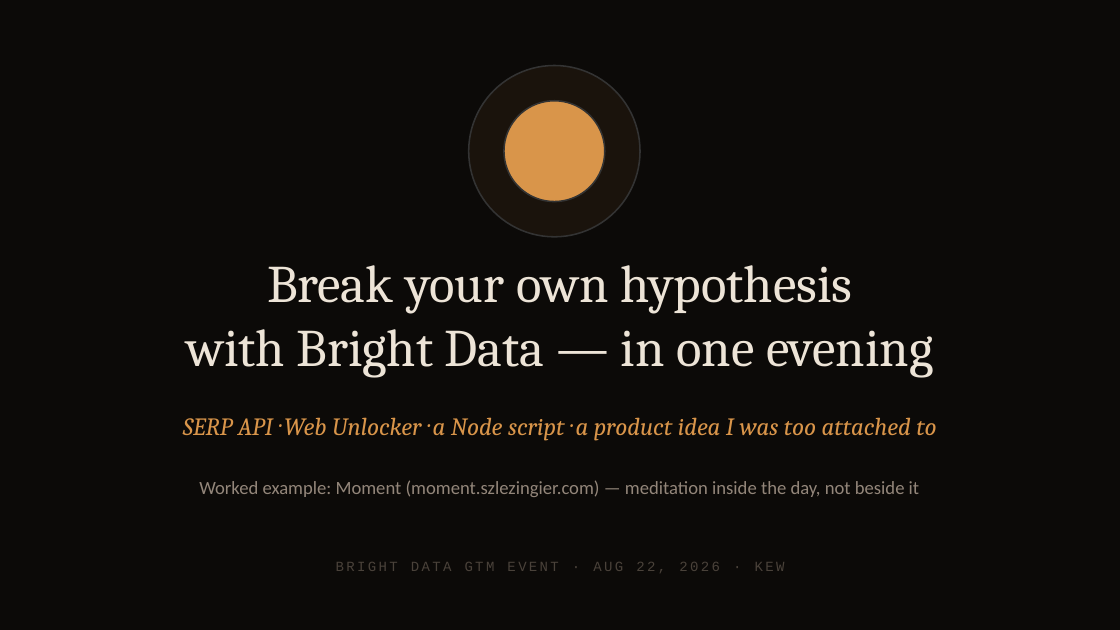
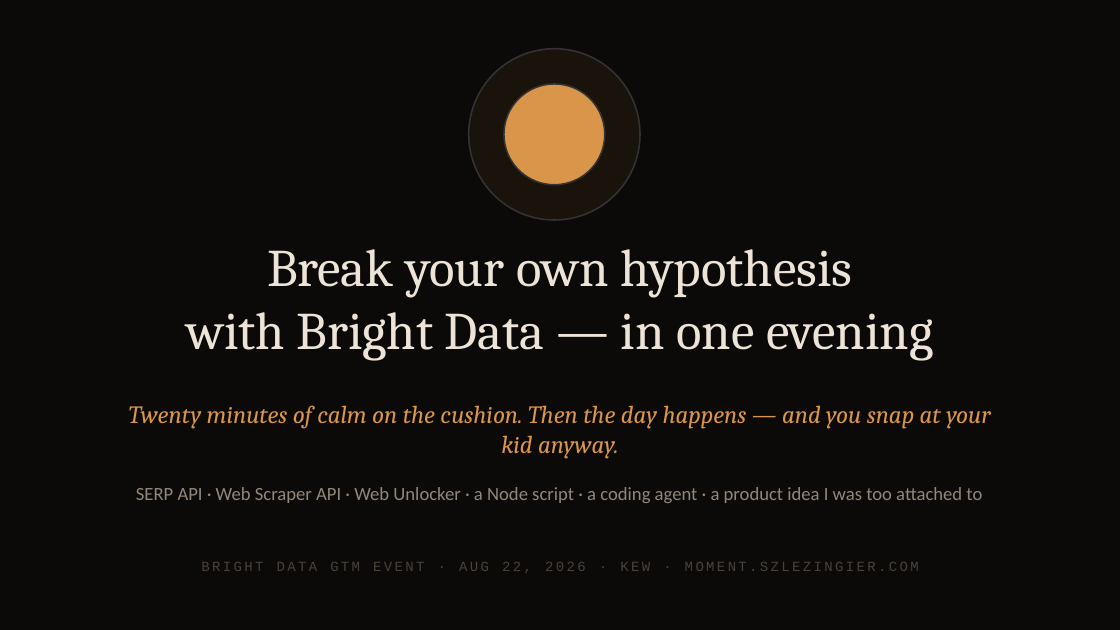
Before and after one commit to kewinzaq1/first-breath, a slide deck: slide 1 of docs/first-breath-how-it-works.pptx. Drawn at 1120x630 pixels with LibreOffice and Linux fonts; fonts in the diff are those of the drawing. Boxes give left, top, right and bottom in pixels: in the first picture for what was removed or moved away, otherwise in the second. Text is boxed around its words. In the diff, an @@ line names an element or a change of style, - is before the commit and + after.

```diff
--- a/docs/first-breath-how-it-works.pptx
+++ b/docs/first-breath-how-it-works.pptx
@@ 2 ellipses, 1 text: place and size @@
-2 ellipses, 1 text at box(186, 65, 934, 378)
+2 ellipses, 1 text at box(186, 48, 934, 361)
@@ text added at box(129, 405, 990, 458), 16 pt, text #D9954A, italic @@
+Twenty minutes of calm on the cushion. Then the day happens — and you snap at your kid anyway.
@@ text at box(136, 487, 982, 503): text changed; size 16 to 12 pt; font Cambria to Calibri; text colour #D9954A to #93867A; italic off @@
-SERP API · Web Unlocker · a Node script · a product idea I was too attached to
+SERP API · Web Scraper API · Web Unlocker · a Node script · a coding agent · a product idea I was too attached to
@@ text removed at box(199, 480, 920, 497) @@
-Worked example: Moment (moment.szlezingier.com) — meditation inside the day, not beside it
@@ text at box(201, 562, 919, 572): text changed @@
-BRIGHT DATA GTM EVENT · AUG 22, 2026 · KEW
+BRIGHT DATA GTM EVENT · AUG 22, 2026 · KEW · MOMENT.SZLEZINGIER.COM
```
Also in this commit, not shown: 8 other slides changed, 1 slide added, 1 slide removed, 14 other files.
